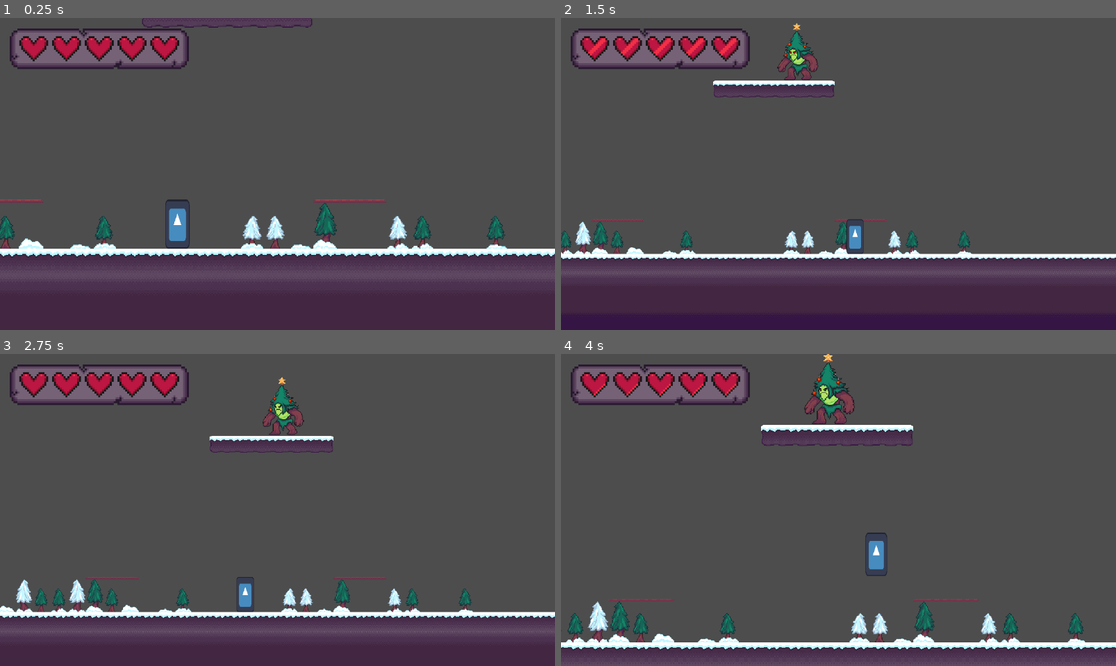
Above: before the commit, frames 1-4 (two rows, left to right).
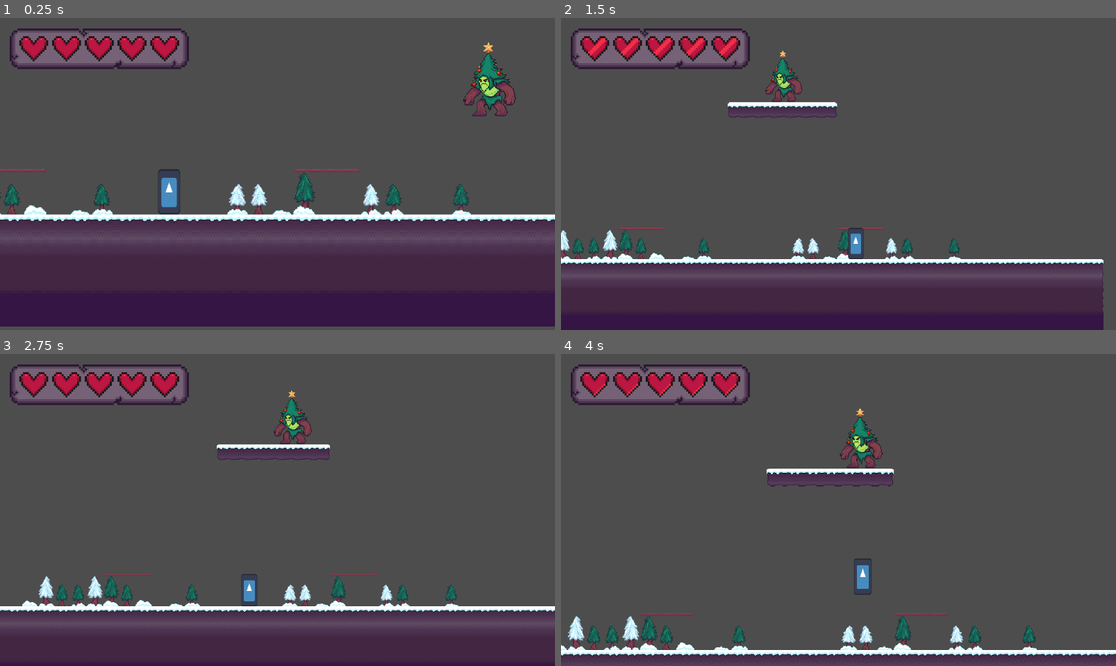
Above: after the commit, the same moments.

Repository: willsattanuparp/wild-jam-76-game
Game: Godot game, scene res://Assets/Scenes/Levels/tree_level.tscn
Two runs of this game, one before a commit and one after it. Both use one fixed random seed, a clock stepped at 60 frames per second and the inputs below. The engine's default icon, where the game draws it, is replaced by a stand-in: a white triangle on a blue panel in a dark square.
Inputs (mouse positions are in pixels of both pictures, inside the frame that each line leads up to):
- Up to frame 1 (0.25 s): no input
- Up to frame 2 (1.5 s): move the mouse to (960, 158) at 0.52 s; hold D (Right) 0.53-1.25 s; hold Space (Jump) 0.53-1.25 s; click (960, 158) at 0.67 s; drag from (727, 189) to (810, 236) at 1.27 s
- Up to frame 3 (2.75 s): move the mouse to (333, 441) at 2.02 s; hold A (Left) from 2.03 s (still down); hold Space (Jump) from 2.03 s (still down)
- Up to frame 4 (4 s): release A (Left) at 2.75 s; release Space (Jump) at 2.75 s; drag from (810, 572) to (672, 463) at 2.77 s; move the mouse to (1005, 556) at 3.52 s; hold D (Right) from 3.53 s (still down); hold Space (Jump) from 3.53 s (still down)

The runs differ from the first frame. In frame 1, 18% of the frame differs, in the area x 0-100%, y 0-100%; in frame 2, 8.5%; in frame 3, 8.7%; in frame 4, 12%.

Commit message:
completed leap to position

Diff:
--- a/platformer-test/Assets/Scenes/Levels/tree_level.tscn
+++ b/platformer-test/Assets/Scenes/Levels/tree_level.tscn
@@ -207,22 +207,46 @@
 
 [node name="JumpLocations" type="Node2D" parent="."]
 
-[node name="MiddleUpperLanding" parent="JumpLocations" node_paths=PackedStringArray("left_bound", "right_bound") instance=ExtResource("3_umjnq")]
-position = Vector2(559, 158)
+[node name="LowerRightLanding" parent="JumpLocations" node_paths=PackedStringArray("left_bound", "right_bound") instance=ExtResource("3_umjnq")]
+position = Vector2(1027, 509)
 left_bound = NodePath("LeftBound")
 right_bound = NodePath("RightBound")
-
-[node name="LeftBound" type="Marker2D" parent="JumpLocations/MiddleUpperLanding"]
-position = Vector2(-94, 0)
-
-[node name="RightBound" type="Marker2D" parent="JumpLocations/MiddleUpperLanding"]
-position = Vector2(93, 1)
-
-[node name="LowerLeftLanding" parent="JumpLocations" node_paths=PackedStringArray("left_bound", "right_bound") instance=ExtResource("3_umjnq")]
-position = Vector2(189, 489)
+time_to_jump_here_from_id = {
+1: 1.5,
+2: 3.0
+}
+
+[node name="LeftBound" type="Marker2D" parent="JumpLocations/LowerRightLanding"]
+position = Vector2(-85, 1)
+
+[node name="RightBound" type="Marker2D" parent="JumpLocations/LowerRightLanding"]
+position = Vector2(97, 1)
+
+[node name="MiddleUpperLanding2" parent="JumpLocations" node_paths=PackedStringArray("left_bound", "right_bound") instance=ExtResource("3_umjnq")]
+position = Vector2(559, 189)
 left_bound = NodePath("LeftBound")
 right_bound = NodePath("RightBound")
 id = 1
+time_to_jump_here_from_id = {
+0: 1.5,
+2: 1.5
+}
+
+[node name="LeftBound" type="Marker2D" parent="JumpLocations/MiddleUpperLanding2"]
+position = Vector2(-85, 1)
+
+[node name="RightBound" type="Marker2D" parent="JumpLocations/MiddleUpperLanding2"]
+position = Vector2(97, 1)
+
+[node name="LowerLeftLanding" parent="JumpLocations" node_paths=PackedStringArray("left_bound", "right_bound") instance=ExtResource("3_umjnq")]
+position = Vector2(190, 511)
+left_bound = NodePath("LeftBound")
+right_bound = NodePath("RightBound")
+id = 2
+time_to_jump_here_from_id = {
+0: 3.0,
+1: 1.5
+}
 
 [node name="LeftBound" type="Marker2D" parent="JumpLocations/LowerLeftLanding"]
 position = Vector2(-159, -2)
@@ -234,13 +258,15 @@
 
 [node name="SpecialHolder" type="Node2D" parent="."]
 
-[node name="EnemyTree" parent="." node_paths=PackedStringArray("player", "jump_locations_holder") instance=ExtResource("3_8la7n")]
+[node name="EnemyTree" parent="." node_paths=PackedStringArray("player", "current_landing", "jump_locations_holder") instance=ExtResource("3_8la7n")]
 position = Vector2(1026, 481)
 player = NodePath("../Player")
+current_landing = NodePath("../JumpLocations/LowerRightLanding")
 jump_locations_holder = NodePath("../JumpLocations")
 
 [node name="PCamTarget" type="Node2D" parent="EnemyTree"]
 script = ExtResource("3_rkrim")
+radius = 100.0
 
 [node name="Player" parent="." instance=ExtResource("2_ctt8u")]
 position = Vector2(495, 448)
@@ -268,7 +294,7 @@
 smooth_rotation_speed = 5.0
 zoom = 2.4
 smooth_zoom = true
-smooth_zoom_speed = 5.0
+smooth_zoom_speed = 10.0
 auto_zoom = true
 min_zoom = 0.0
 max_zoom = 5.0
--- a/platformer-test/Assets/Scenes/enemy.tscn
+++ b/platformer-test/Assets/Scenes/enemy.tscn
@@ -13,3 +13,10 @@
 [node name="CollisionShape2D" type="CollisionShape2D" parent="."]
 
 [node name="VisionRay" type="RayCast2D" parent="."]
+
+[node name="ChangePositionTimer" type="Timer" parent="."]
+process_callback = 0
+wait_time = 30.0
+autostart = true
+
+[connection signal="timeout" from="ChangePositionTimer" to="." method="_on_change_position_timer_timeout"]
--- a/platformer-test/Scripts/enemy.gd
+++ b/platformer-test/Scripts/enemy.gd
@@ -10,13 +10,17 @@
 @export var pacing_boundry: Vector2 = Vector2(100,-100)
 @export var vision_ray: RayCast2D
 @export var player: Player
+@export var current_landing: LandingPoint
 @export var jump_locations_holder: Node2D
 @onready var jump_locations = jump_locations_holder.get_children()
 
 var direction = Vector2.RIGHT
-var pos_change_leap_time = 1.0
+
+#for leap change
 var changed_position = false
 var target_pos = Vector2.ZERO
+var gravity_during_leap = 600
+var leaping = false
 
 const GRAVITY = 4000
 const JUMP_FORCE = -800
@@ -29,9 +33,11 @@
 
 func _physics_process(delta: float) -> void:
 	movement_state_matcher(delta)
-	#Gravity effect
-	if !is_on_floor():
+	#Gravity effect - leaping will have its own gravity
+	if !is_on_floor() and !leaping:
 		velocity.y += GRAVITY * delta
+	elif leaping:
+		velocity.y += gravity_during_leap * delta
 	#print(velocity)
 	if current_movement_state != MOVEMENT_STATE.CHANGE_POSITION:
 		velocity.x = lerp(velocity.x, direction.x * MAX_SPEED, ACCELERATION * delta if direction.x != 0 else FRICTION * delta)
@@ -93,8 +99,7 @@
 	direction.x = 0
 	if is_on_floor() and randf() < 0.001:
 		jump(JUMP_FORCE)
-	if randf() < 0.1:
-		print("changing")
+	if randf() < 0.01:
 		change_movement_state(MOVEMENT_STATE.PACING)
 
 
@@ -116,22 +121,30 @@
 
 func movement_state_change_position(delta):
 	if !changed_position:
-		var marker = jump_locations[randi() % jump_locations.size()]
+		leaping = true
+		var marker = current_landing
+		#make sure it doesnt get the same landing, otherwise reroll
+		while marker == current_landing:
+			marker = jump_locations[randi() % jump_locations.size()]
 		print(marker.id)
+		var pos_change_leap_time = current_landing.get_time_to_location(marker.id)
 		target_pos = marker.global_position
 		pacing_boundry = marker.get_boundries()
+		current_landing = marker
+
 		var distance_x = target_pos.x - global_position.x
 		var distance_y = target_pos.y - global_position.y
 
 
 		var velocity_x = distance_x / (pos_change_leap_time)
-		var velocity_y = (distance_y / pos_change_leap_time) - (0.5 * GRAVITY * pos_change_leap_time)
+		var velocity_y = (distance_y / pos_change_leap_time) - (0.5 * gravity_during_leap * pos_change_leap_time)
 
 		direction.x = sign(velocity_x)
 		velocity.x = velocity_x
 		jump(velocity_y)
 		changed_position = true
 	if abs(global_position.x - target_pos.x) < 5 and is_on_floor():
+		leaping = false
 		change_movement_state(MOVEMENT_STATE.IDLE)
 
 func jump_to_marker():
@@ -139,3 +152,8 @@
 
 func detect_obstacle_in_front() -> bool:
 	return false
+
+
+func _on_change_position_timer_timeout() -> void:
+	changed_position = false
+	change_movement_state(MOVEMENT_STATE.CHANGE_POSITION)
--- a/platformer-test/Scripts/landing_point.gd
+++ b/platformer-test/Scripts/landing_point.gd
@@ -1,8 +1,12 @@
-extends Node2D
+class_name LandingPoint extends Node2D
 
 @export var left_bound : Marker2D
 @export var right_bound : Marker2D
 @export var id : int
+@export var time_to_jump_here_from_id : Dictionary
 
 func get_boundries():
 	return Vector2(left_bound.position.x,right_bound.position.x)
+
+func get_time_to_location(loc : int):
+	return time_to_jump_here_from_id[loc]
